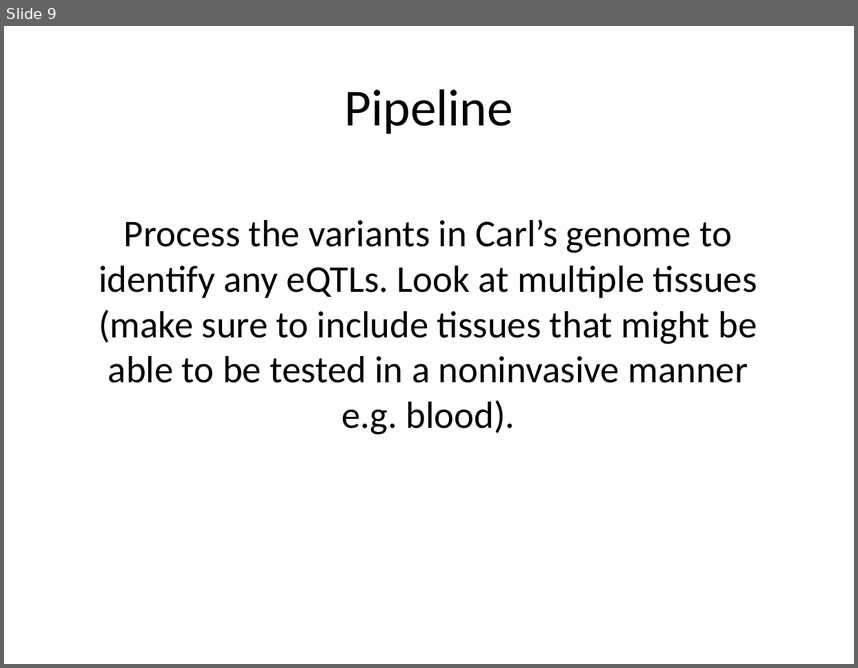
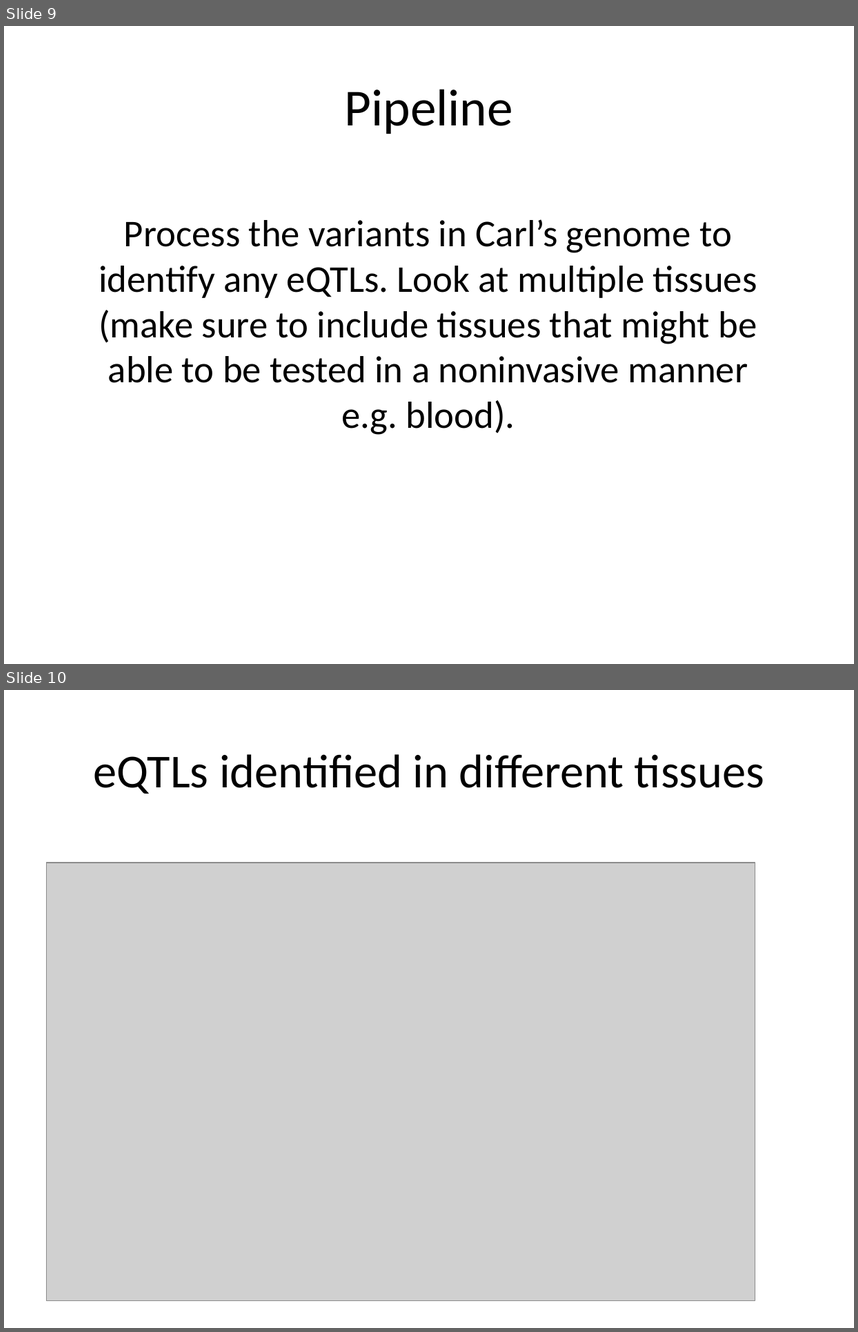
Before and after one commit to CBB752Spring2017/final-project-1-2-team-1-2, a slide deck: Presentation - 1.2.pptx. Shown one above the other, each under a label of ours: slide 9 before the commit, slides 9 and 10 after it. The pictures are 858x668 and 858x1332 pixels, drawn with LibreOffice and Linux fonts; fonts in the diff are those of the drawing; grey boxes stand for pictures. Boxes give left, top, right and bottom in pixels: in the first picture for what was removed or moved away, otherwise in the second. Text is boxed around its words. In the diff, an @@ line names an element or a change of style, - is before the commit and + after.

```diff
--- a/Presentation - 1.2.pptx
+++ b/Presentation - 1.2.pptx
@@ slide 10 added at box(4, 690, 854, 1328), background #FFFFFF @@
@@ title added at box(93, 754, 764, 793), 40 pt, text #000000 @@
+eQTLs identified in different tissues
@@ picture added at box(47, 862, 755, 1301) @@
```
Also in this commit, not shown: 16 other slides added.
